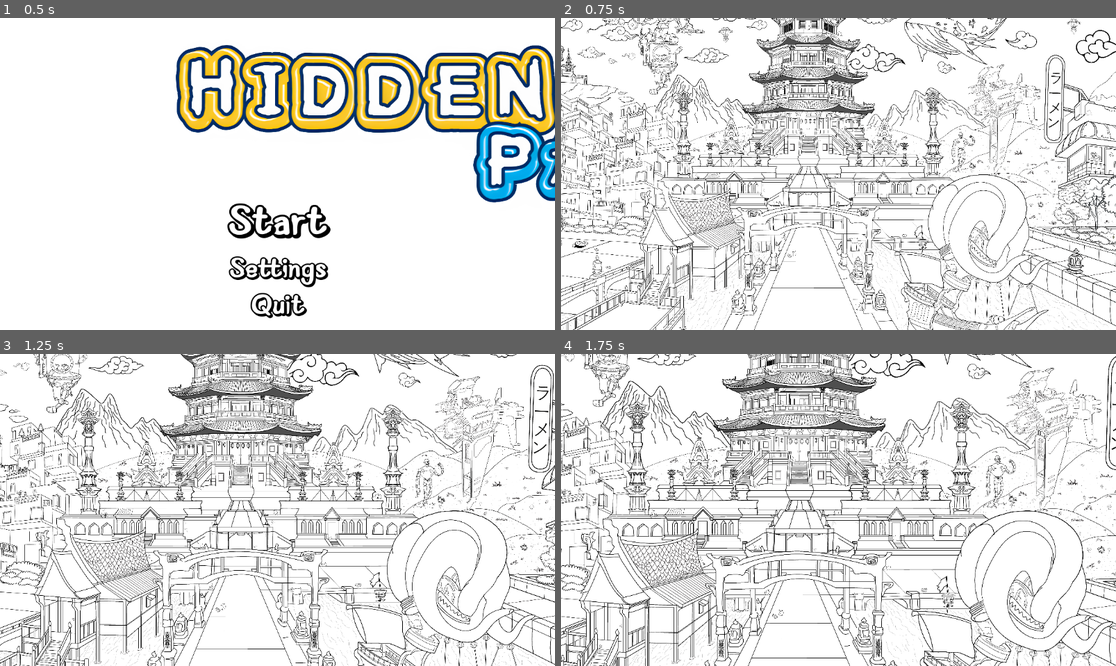
Above: before the commit, frames 1-4 (two rows, left to right).
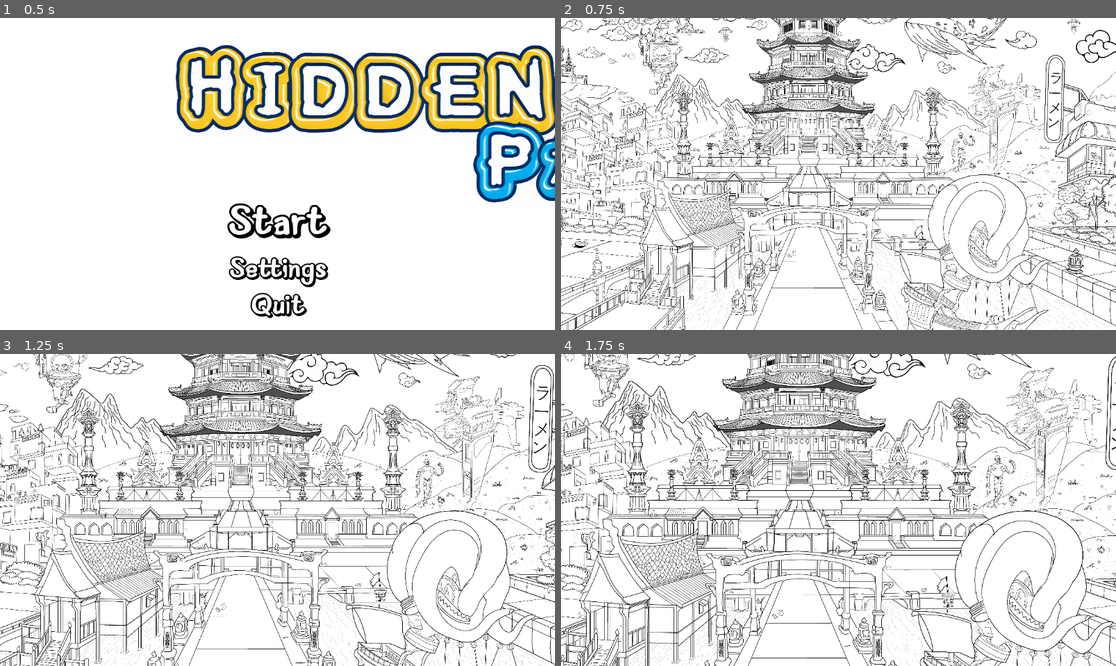
Above: after the commit, the same moments.

Repository: Wpan0n/_HiddenPaws_
Game: Godot game, scene res://scences/main_menu.tscn
The game is run twice, just before and just after one commit, with the same random seed, the same clock (stepped at 60 frames per second) and the same inputs.
Inputs (mouse positions are in pixels of both pictures, inside the frame that each line leads up to):
- Up to frame 1 (0.5 s): no input
- Up to frame 2 (0.75 s): click "Start" at 0.5 s
- Up to frame 3 (1.25 s): no input
- Up to frame 4 (1.75 s): move the mouse to (960, 494) at 1.27 s; click (960, 494) at 1.42 s

Frame 1 is identical in both runs. In frame 2, less than 0.1% of the frame differs, in the area x 8-100%, y 5-93%; in frame 3, less than 0.1%, in the area x 0-100%, y 25-100%; in frame 4, less than 0.1%.

Commit message:
Added Cat Sprites

Diff:
--- a/scences/MainGame.tscn
+++ b/scences/MainGame.tscn
@@ -43,6 +43,23 @@
 [ext_resource type="Texture2D" uid="uid://cpjkc0bua5cyk" path="res://Cat_Sprites/Layer 58.svg" id="41_182m2"]
 [ext_resource type="Texture2D" uid="uid://b8h07qtu4mq8w" path="res://Cat_Sprites/Layer 59.svg" id="42_4chpr"]
 [ext_resource type="Texture2D" uid="uid://b4r2ywr3qysnd" path="res://Cat_Sprites/Layer 60.svg" id="43_deeur"]
+[ext_resource type="Texture2D" uid="uid://5l6tl1vppgja" path="res://Cat_Sprites/Layer 61.svg" id="44_wc868"]
+[ext_resource type="Texture2D" uid="uid://bt4gjv2a5wcqc" path="res://Cat_Sprites/Layer 80.svg" id="45_gdehx"]
+[ext_resource type="Texture2D" uid="uid://b3pa4lmrkmxed" path="res://Cat_Sprites/Layer 86.svg" id="46_r3c5m"]
+[ext_resource type="Texture2D" uid="uid://drac7a4a58puj" path="res://Cat_Sprites/Layer 63.svg" id="47_aklxq"]
+[ext_resource type="Texture2D" uid="uid://cygutli4tjwav" path="res://Cat_Sprites/Layer 67.svg" id="48_21jlo"]
+[ext_resource type="Texture2D" uid="uid://1e267wxrrxgn" path="res://Cat_Sprites/Layer 62.svg" id="49_2wu6o"]
+[ext_resource type="Texture2D" uid="uid://ckbjscnmu64qy" path="res://Cat_Sprites/Layer 64.svg" id="50_n6avu"]
+[ext_resource type="Texture2D" uid="uid://b2e5l8thsppav" path="res://Cat_Sprites/Layer 85.svg" id="51_b8j7e"]
+[ext_resource type="Texture2D" uid="uid://b075645phisg1" path="res://Cat_Sprites/Layer 87.svg" id="52_htlhd"]
+[ext_resource type="Texture2D" uid="uid://bfng0afbq8uj7" path="res://Cat_Sprites/Layer 88.svg" id="53_obqfn"]
+[ext_resource type="Texture2D" uid="uid://bcgryg704dmrh" path="res://Cat_Sprites/Layer 90.svg" id="54_fl4no"]
+[ext_resource type="Texture2D" uid="uid://c6sqerlycobl" path="res://Cat_Sprites/Layer 96.svg" id="55_ynmgs"]
+[ext_resource type="Texture2D" uid="uid://01jtsuxbeoge" path="res://Cat_Sprites/Layer 97.svg" id="56_1c2al"]
+[ext_resource type="Texture2D" uid="uid://ftwnivxupqf1" path="res://Cat_Sprites/Layer 98.svg" id="57_0cb68"]
+[ext_resource type="Texture2D" uid="uid://ikakqvp4ohwe" path="res://Cat_Sprites/Layer 100.svg" id="58_hdb6j"]
+[ext_resource type="Texture2D" uid="uid://bt8f732ol14y3" path="res://Cat_Sprites/Layer 104.svg" id="59_i67fr"]
+[ext_resource type="Texture2D" uid="uid://cwi4rdt4hrfdy" path="res://Cat_Sprites/Layer 99.svg" id="60_815mu"]
 
 [node name="Main Game" type="Node2D"]
 script = ExtResource("1_8h63c")
@@ -172,7 +189,7 @@
 volume_db = -30.0
 
 [node name="Sprite2D13" type="Sprite2D" parent="Sprite2D"]
-position = Vector2(3512, 1176)
+position = Vector2(2590, 925)
 scale = Vector2(0.0632354, 0.0632354)
 texture = ExtResource("17_61hub")
 flip_h = true
@@ -183,7 +200,7 @@
 volume_db = -30.0
 
 [node name="Sprite2D14" type="Sprite2D" parent="Sprite2D"]
-position = Vector2(-512, 901)
+position = Vector2(-823, 1636)
 scale = Vector2(0.0564795, 0.0564796)
 texture = ExtResource("18_shos5")
 script = ExtResource("5_j0mpy")
@@ -213,8 +230,8 @@
 volume_db = -30.0
 
 [node name="Sprite2D17" type="Sprite2D" parent="Sprite2D"]
-position = Vector2(3566, 1353)
-scale = Vector2(0.0632354, 0.0632354)
+position = Vector2(1835, -138)
+scale = Vector2(0.048053, 0.048053)
 texture = ExtResource("20_m8ltl")
 script = ExtResource("5_j0mpy")
 
@@ -223,7 +240,7 @@
 volume_db = -30.0
 
 [node name="Sprite2D18" type="Sprite2D" parent="Sprite2D"]
-position = Vector2(1022, 78)
+position = Vector2(1267, 174)
 scale = Vector2(0.0529954, 0.0529954)
 texture = ExtResource("21_i456o")
 script = ExtResource("5_j0mpy")
@@ -445,9 +462,10 @@
 volume_db = -30.0
 
 [node name="Sprite2D40" type="Sprite2D" parent="Sprite2D"]
-position = Vector2(3522, -655)
+position = Vector2(3698, -796)
 scale = Vector2(0.0812731, 0.0812732)
 texture = ExtResource("43_deeur")
+flip_h = true
 script = ExtResource("5_j0mpy")
 
 [node name="AudioStreamPlayer39" type="AudioStreamPlayer" parent="Sprite2D"]
@@ -455,8 +473,9 @@
 volume_db = -30.0
 
 [node name="Sprite2D41" type="Sprite2D" parent="Sprite2D"]
-position = Vector2(-1487, 236)
-scale = Vector2(0.0632354, 0.0632354)
+position = Vector2(-2102.25, 1096.74)
+scale = Vector2(0.0584854, 0.0584854)
+texture = ExtResource("44_wc868")
 script = ExtResource("5_j0mpy")
 
 [node name="AudioStreamPlayer40" type="AudioStreamPlayer" parent="Sprite2D"]
@@ -464,8 +483,9 @@
 volume_db = -30.0
 
 [node name="Sprite2D42" type="Sprite2D" parent="Sprite2D"]
-position = Vector2(-1487, 236)
-scale = Vector2(0.0632354, 0.0632354)
+position = Vector2(3792, 227)
+scale = Vector2(0.045052, 0.045052)
+texture = ExtResource("45_gdehx")
 script = ExtResource("5_j0mpy")
 
 [node name="AudioStreamPlayer41" type="AudioStreamPlayer" parent="Sprite2D"]
@@ -473,8 +493,9 @@
 volume_db = -30.0
 
 [node name="Sprite2D43" type="Sprite2D" parent="Sprite2D"]
-position = Vector2(-1487, 236)
-scale = Vector2(0.0632354, 0.0632354)
+position = Vector2(-1520, 1567)
+scale = Vector2(0.0632354, 0.0632354)
+texture = ExtResource("46_r3c5m")
 script = ExtResource("5_j0mpy")
 
 [node name="AudioStreamPlayer42" type="AudioStreamPlayer" parent="Sprite2D"]
@@ -482,8 +503,9 @@
 volume_db = -30.0
 
 [node name="Sprite2D44" type="Sprite2D" parent="Sprite2D"]
-position = Vector2(-1487, 236)
-scale = Vector2(0.0632354, 0.0632354)
+position = Vector2(763, 2122)
+scale = Vector2(0.0632354, 0.0632354)
+texture = ExtResource("47_aklxq")
 script = ExtResource("5_j0mpy")
 
 [node name="AudioStreamPlayer43" type="AudioStreamPlayer" parent="Sprite2D"]
@@ -491,8 +513,9 @@
 volume_db = -30.0
 
 [node name="Sprite2D45" type="Sprite2D" parent="Sprite2D"]
-position = Vector2(-1487, 236)
-scale = Vector2(0.0632354, 0.0632354)
+position = Vector2(79, 802)
+scale = Vector2(0.0632354, 0.0632354)
+texture = ExtResource("48_21jlo")
 script = ExtResource("5_j0mpy")
 
 [node name="AudioStreamPlayer44" type="AudioStreamPlayer" parent="Sprite2D"]
@@ -500,8 +523,9 @@
 volume_db = -30.0
 
 [node name="Sprite2D46" type="Sprite2D" parent="Sprite2D"]
-position = Vector2(-1487, 236)
-scale = Vector2(0.0632354, 0.0632354)
+position = Vector2(3914, 1639)
+scale = Vector2(0.0632354, 0.0632354)
+texture = ExtResource("49_2wu6o")
 script = ExtResource("5_j0mpy")
 
 [node name="AudioStreamPlayer45" type="AudioStreamPlayer" parent="Sprite2D"]
@@ -509,8 +533,9 @@
 volume_db = -30.0
 
 [node name="Sprite2D47" type="Sprite2D" parent="Sprite2D"]
-position = Vector2(-1487, 236)
-scale = Vector2(0.0632354, 0.0632354)
+position = Vector2(3179, 825)
+scale = Vector2(0.0632354, 0.0632354)
+texture = ExtResource("50_n6avu")
 script = ExtResource("5_j0mpy")
 
 [node name="AudioStreamPlayer46" type="AudioStreamPlayer" parent="Sprite2D"]
@@ -518,8 +543,9 @@
 volume_db = -30.0
 
 [node name="Sprite2D48" type="Sprite2D" parent="Sprite2D"]
-position = Vector2(-1487, 236)
-scale = Vector2(0.0632354, 0.0632354)
+position = Vector2(116, -4)
+scale = Vector2(0.0632354, 0.0632354)
+texture = ExtResource("51_b8j7e")
 script = ExtResource("5_j0mpy")
 
 [node name="AudioStreamPlayer47" type="AudioStreamPlayer" parent="Sprite2D"]
@@ -527,8 +553,9 @@
 volume_db = -30.0
 
 [node name="Sprite2D49" type="Sprite2D" parent="Sprite2D"]
-position = Vector2(-1487, 236)
-scale = Vector2(0.0632354, 0.0632354)
+position = Vector2(692, 106)
+scale = Vector2(0.0632354, 0.0632354)
+texture = ExtResource("48_21jlo")
 script = ExtResource("5_j0mpy")
 
 [node name="AudioStreamPlayer48" type="AudioStreamPlayer" parent="Sprite2D"]
@@ -536,8 +563,9 @@
 volume_db = -30.0
 
 [node name="Sprite2D50" type="Sprite2D" parent="Sprite2D"]
-position = Vector2(-1487, 236)
-scale = Vector2(0.0632354, 0.0632354)
+position = Vector2(-2454, 873)
+scale = Vector2(0.0473657, 0.0473657)
+texture = ExtResource("52_htlhd")
 script = ExtResource("5_j0mpy")
 
 [node name="AudioStreamPlayer49" type="AudioStreamPlayer" parent="Sprite2D"]
@@ -545,8 +573,9 @@
 volume_db = -30.0
 
 [node name="Sprite2D51" type="Sprite2D" parent="Sprite2D"]
-position = Vector2(-1487, 236)
-scale = Vector2(0.0632354, 0.0632354)
+position = Vector2(-2415, -249)
+scale = Vector2(0.0632354, 0.0632354)
+texture = ExtResource("53_obqfn")
 script = ExtResource("5_j0mpy")
 
 [node name="AudioStreamPlayer50" type="AudioStreamPlayer" parent="Sprite2D"]
@@ -554,8 +583,9 @@
 volume_db = -30.0
 
 [node name="Sprite2D52" type="Sprite2D" parent="Sprite2D"]
-position = Vector2(-1487, 236)
-scale = Vector2(0.0632354, 0.0632354)
+position = Vector2(-309, 198)
+scale = Vector2(0.0420889, 0.0420889)
+texture = ExtResource("54_fl4no")
 script = ExtResource("5_j0mpy")
 
 [node name="AudioStreamPlayer51" type="AudioStreamPlayer" parent="Sprite2D"]
@@ -563,8 +593,9 @@
 volume_db = -30.0
 
 [node name="Sprite2D53" type="Sprite2D" parent="Sprite2D"]
-position = Vector2(-1487, 236)
-scale = Vector2(0.0632354, 0.0632354)
+position = Vector2(-2254, 2121)
+scale = Vector2(0.0632354, 0.0632354)
+texture = ExtResource("55_ynmgs")
 script = ExtResource("5_j0mpy")
 
 [node name="AudioStreamPlayer52" type="AudioStreamPlayer" parent="Sprite2D"]
@@ -572,8 +603,9 @@
 volume_db = -30.0
 
 [node name="Sprite2D54" type="Sprite2D" parent="Sprite2D"]
-position = Vector2(-1487, 236)
-scale = Vector2(0.0632354, 0.0632354)
+position = Vector2(-818, 898)
+scale = Vector2(0.0632354, 0.0632354)
+texture = ExtResource("56_1c2al")
 script = ExtResource("5_j0mpy")
 
 [node name="AudioStreamPlayer53" type="AudioStreamPlayer" parent="Sprite2D"]
@@ -581,8 +613,9 @@
 volume_db = -30.0
 
 [node name="Sprite2D55" type="Sprite2D" parent="Sprite2D"]
-position = Vector2(-1487, 236)
-scale = Vector2(0.0632354, 0.0632354)
+position = Vector2(1022, -188)
+scale = Vector2(0.0632354, 0.0632354)
+texture = ExtResource("57_0cb68")
 script = ExtResource("5_j0mpy")
 
 [node name="AudioStreamPlayer54" type="AudioStreamPlayer" parent="Sprite2D"]
@@ -590,8 +623,9 @@
 volume_db = -30.0
 
 [node name="Sprite2D56" type="Sprite2D" parent="Sprite2D"]
-position = Vector2(-1487, 236)
-scale = Vector2(0.0632354, 0.0632354)
+position = Vector2(-1271.35, 2184.7)
+scale = Vector2(0.0694555, 0.0694555)
+texture = ExtResource("58_hdb6j")
 script = ExtResource("5_j0mpy")
 
 [node name="AudioStreamPlayer55" type="AudioStreamPlayer" parent="Sprite2D"]
@@ -599,8 +633,9 @@
 volume_db = -30.0
 
 [node name="Sprite2D57" type="Sprite2D" parent="Sprite2D"]
-position = Vector2(-1487, 236)
-scale = Vector2(0.0632354, 0.0632354)
+position = Vector2(-1977.81, -403.822)
+scale = Vector2(0.0543409, 0.0543409)
+texture = ExtResource("59_i67fr")
 script = ExtResource("5_j0mpy")
 
 [node name="AudioStreamPlayer56" type="AudioStreamPlayer" parent="Sprite2D"]
@@ -608,8 +643,9 @@
 volume_db = -30.0
 
 [node name="Sprite2D58" type="Sprite2D" parent="Sprite2D"]
-position = Vector2(-1487, 236)
-scale = Vector2(0.0632354, 0.0632354)
+position = Vector2(-3716, 1112)
+scale = Vector2(0.0632354, 0.0632354)
+texture = ExtResource("37_c6l7g")
 script = ExtResource("5_j0mpy")
 
 [node name="AudioStreamPlayer57" type="AudioStreamPlayer" parent="Sprite2D"]
@@ -617,8 +653,10 @@
 volume_db = -30.0
 
 [node name="Sprite2D59" type="Sprite2D" parent="Sprite2D"]
-position = Vector2(-1487, 236)
-scale = Vector2(0.0632354, 0.0632354)
+position = Vector2(-2236, -488)
+rotation = -0.148353
+scale = Vector2(0.0498706, 0.0498706)
+texture = ExtResource("60_815mu")
 script = ExtResource("5_j0mpy")
 
 [node name="AudioStreamPlayer58" type="AudioStreamPlayer" parent="Sprite2D"]
@@ -626,8 +664,9 @@
 volume_db = -30.0
 
 [node name="Sprite2D60" type="Sprite2D" parent="Sprite2D"]
-position = Vector2(-1487, 236)
-scale = Vector2(0.0632354, 0.0632354)
+position = Vector2(2816, 371)
+scale = Vector2(0.0632354, 0.0632354)
+texture = ExtResource("43_deeur")
 script = ExtResource("5_j0mpy")
 
 [node name="AudioStreamPlayer59" type="AudioStreamPlayer" parent="Sprite2D"]
@@ -635,8 +674,9 @@
 volume_db = -30.0
 
 [node name="Sprite2D61" type="Sprite2D" parent="Sprite2D"]
-position = Vector2(-1487, 236)
-scale = Vector2(0.0632354, 0.0632354)
+position = Vector2(1556.76, -1337.3)
+scale = Vector2(0.0534819, 0.0534819)
+texture = ExtResource("40_j0aot")
 script = ExtResource("5_j0mpy")
 
 [node name="AudioStreamPlayer60" type="AudioStreamPlayer" parent="Sprite2D"]
@@ -644,8 +684,10 @@
 volume_db = -30.0
 
 [node name="Sprite2D62" type="Sprite2D" parent="Sprite2D"]
-position = Vector2(-1487, 236)
-scale = Vector2(0.0632354, 0.0632354)
+position = Vector2(1442.47, -1330.01)
+rotation = 0.16057
+scale = Vector2(0.0404921, 0.0404921)
+texture = ExtResource("36_ppdav")
 script = ExtResource("5_j0mpy")
 
 [node name="AudioStreamPlayer61" type="AudioStreamPlayer" parent="Sprite2D"]
Not shown: 1 places in scences/MainGame.tscn that only renumber resources
Not shown: 1 places in scences/options_menu.tscn that only renumber resources
